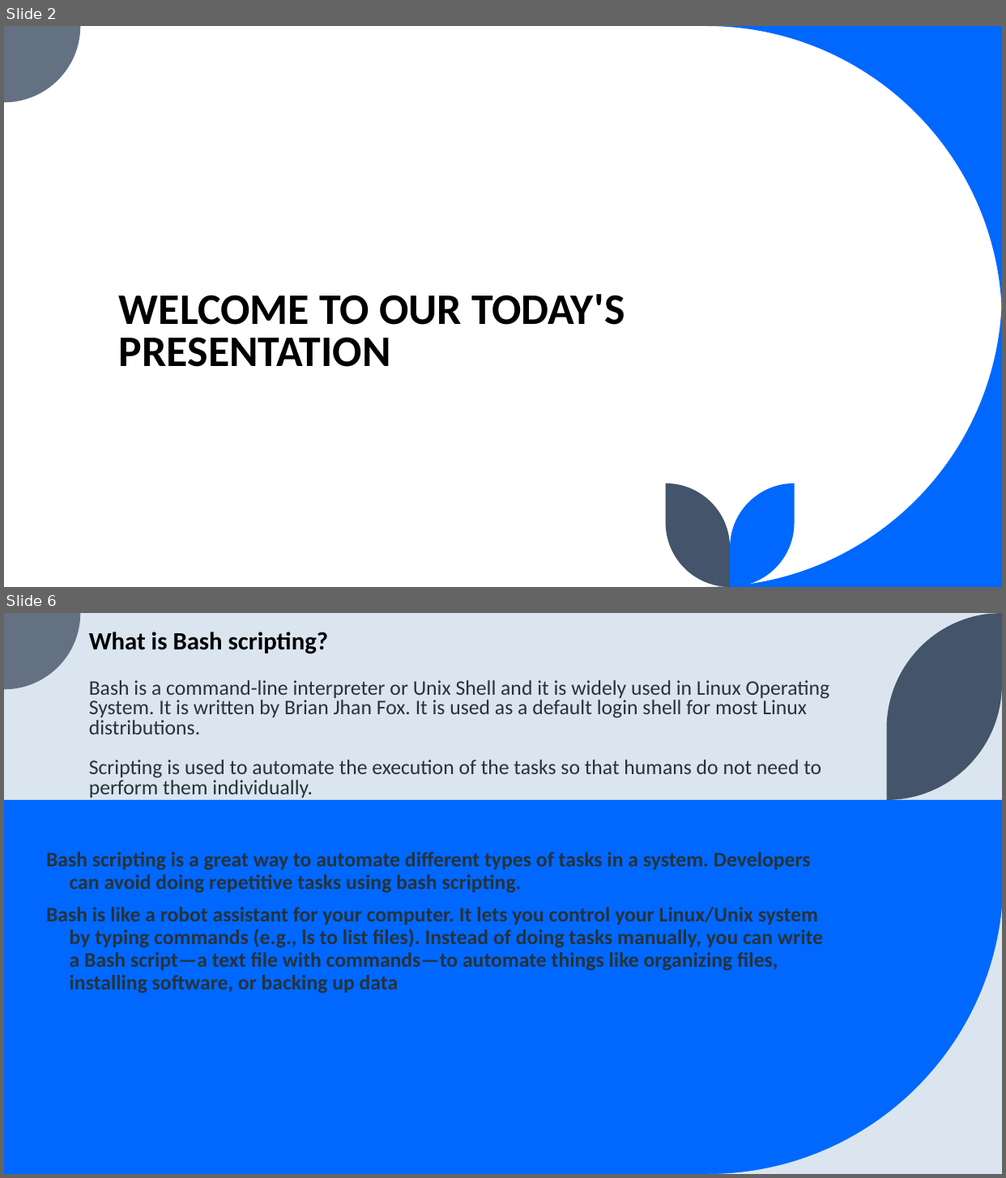
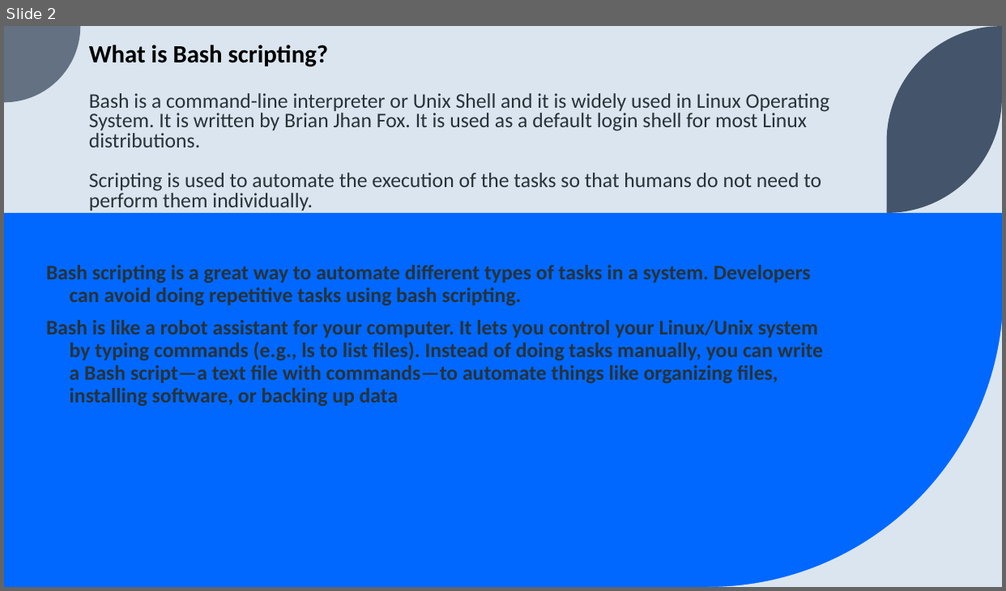
Before and after one commit to manikiran7/Devops-hub, a slide deck: presentations/Bash_Scripting_PPT (1).pptx. Shown one above the other, each under a label of ours: slides 2 and 6 before the commit, slide 2 after it; the slides between them are not shown. The pictures are 1006x1178 and 1006x591 pixels, drawn with LibreOffice and Linux fonts; fonts in the diff are those of the drawing. Boxes give left, top, right and bottom in pixels: in the first picture for what was removed or moved away, otherwise in the second. Text is boxed around its words. In the diff, an @@ line names an element or a change of style, - is before the commit and + after.

```diff
--- a/presentations/Bash_Scripting_PPT (1).pptx
+++ b/presentations/Bash_Scripting_PPT (1).pptx
@@ slide 2 removed at (4, 26, 1002, 587), background #FFFFFF; not listed: 1 template element that a slide beside it also shows @@
@@ title removed at (119, 294, 624, 367) @@
-WELCOME TO OUR TODAY'S PRESENTATION
@@ group removed at (666, 26, 1002, 587): 4 freeform shapes @@
@@ what was slide 6 is now slide 2 @@
```
Also in this commit, not shown: 1 slide changed, 3 other slides removed, 1 other file.
